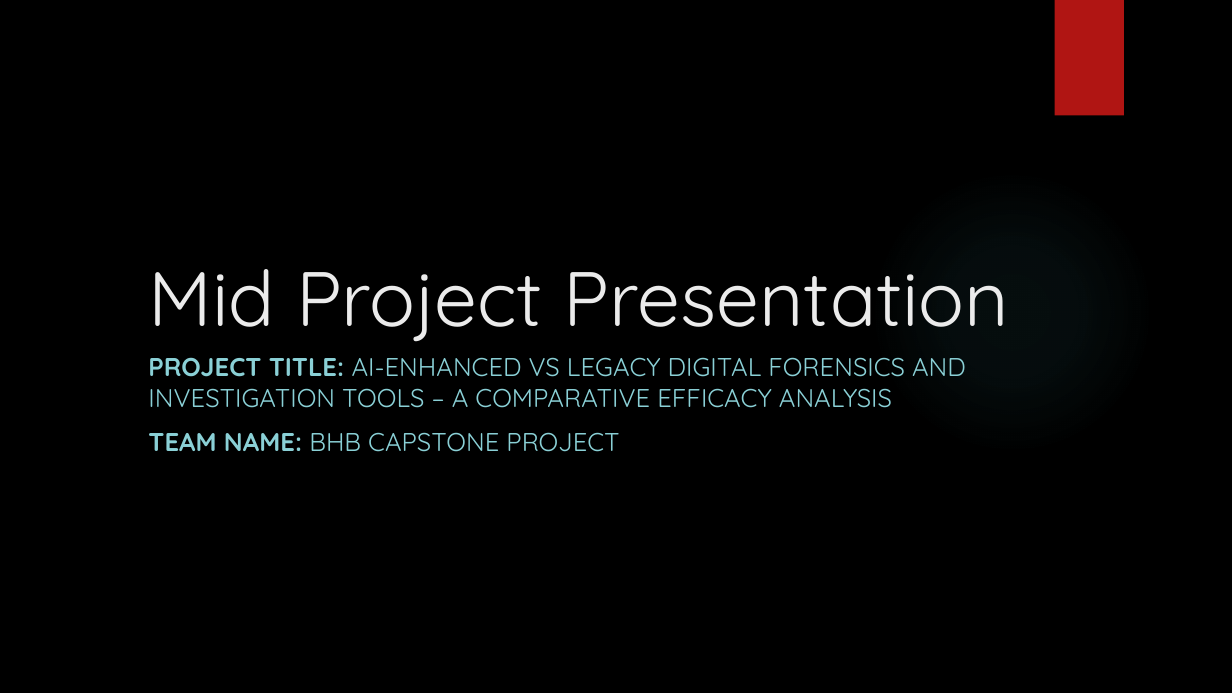
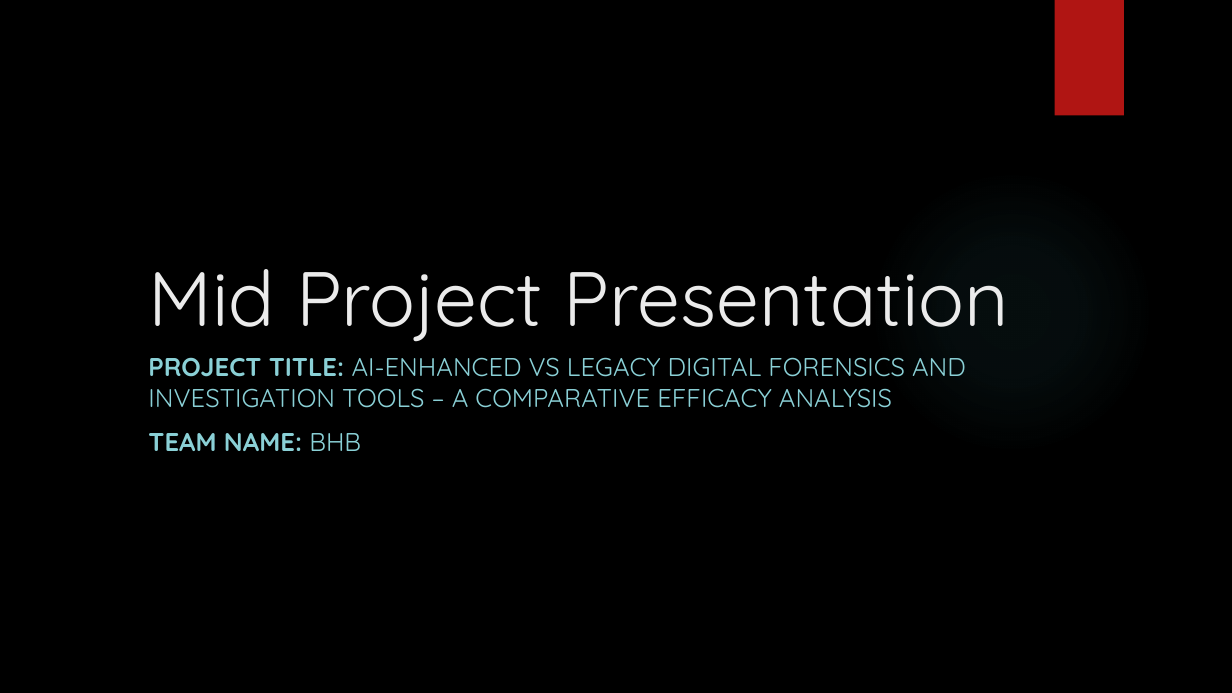
Before and after one commit to DavidSushames/BHB-Capstone, a slide deck: slide 1 of Academic Documents/Powerpoint wkg/Mid project Update - Sam v1 10-09.pptx. Drawn at 1232x693 pixels with LibreOffice and Linux fonts; fonts in the diff are those of the drawing; background and template pictures are left out. Boxes give left, top, right and bottom in pixels: in the first picture for what was removed or moved away, otherwise in the second. Text is boxed around its words. In the diff, an @@ line names an element or a change of style, - is before the commit and + after.

```diff
--- a/Academic Documents/Powerpoint wkg/Mid project Update - Sam v1 10-09.pptx
+++ b/Academic Documents/Powerpoint wkg/Mid project Update - Sam v1 10-09.pptx
@@ subtitle at box(148, 433, 361, 451): text changed; bold on @@
-TEAM NAME: BHB CAPSTONE PROJECT
+TEAM NAME: BHB
```
Also in this commit, not shown: 4 other slides changed.
